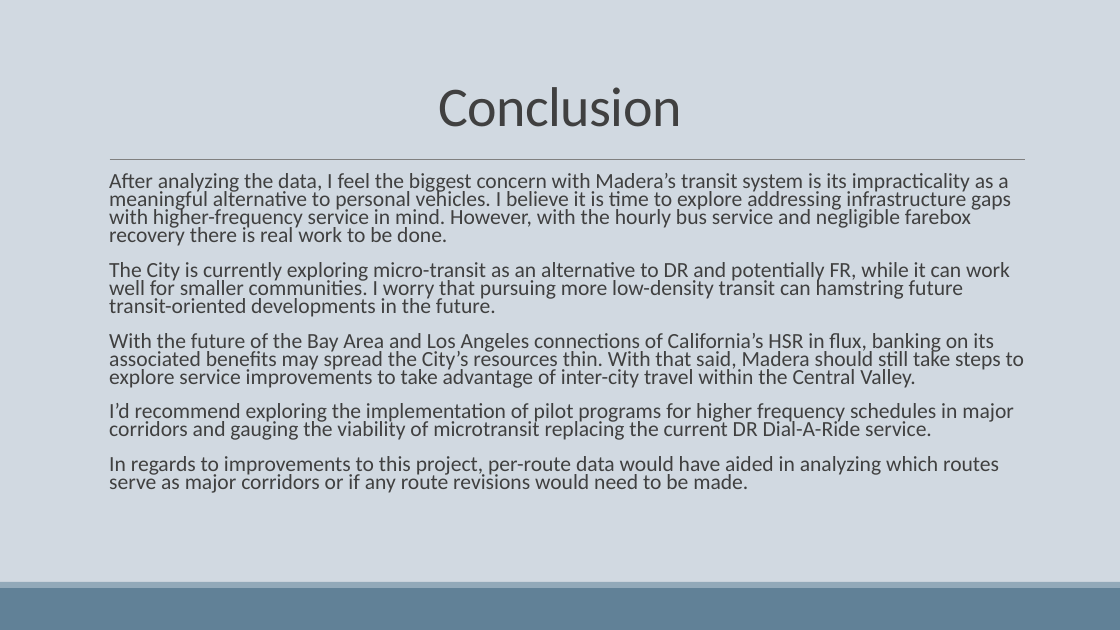
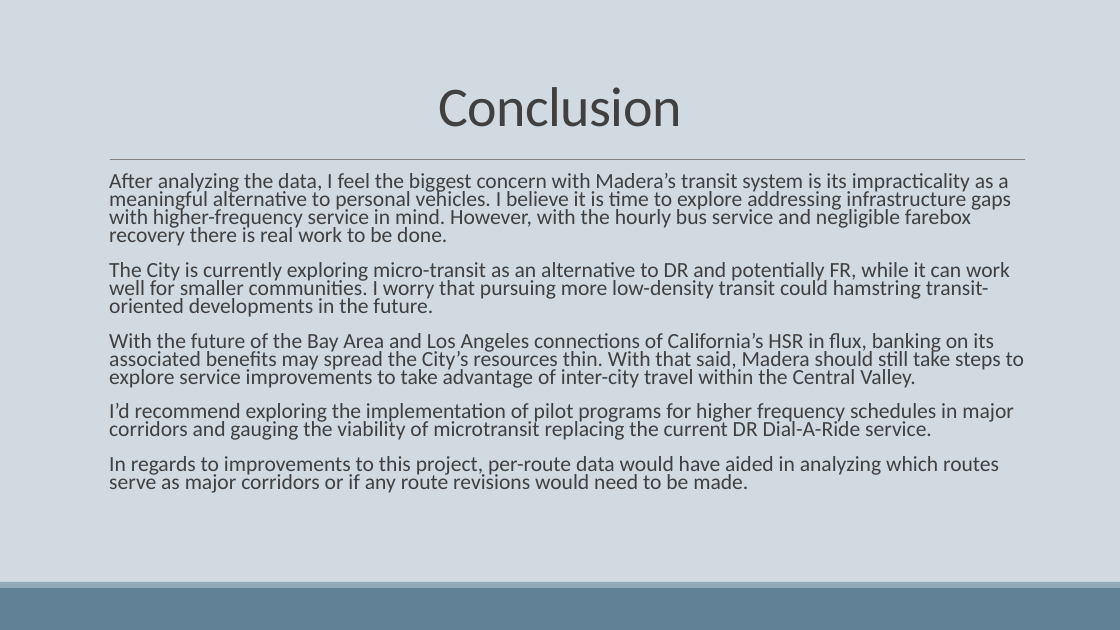
Before and after one commit to ggfm16/Madera-NTD-Project, a slide deck: slide 12 of Slide Deck/Madera Transit Analysis.pptx. Drawn at 1120x630 pixels with LibreOffice and Linux fonts; fonts in the diff are those of the drawing. Boxes give left, top, right and bottom in pixels: in the first picture for what was removed or moved away, otherwise in the second. Text is boxed around its words. In the diff, an @@ line names an element or a change of style, - is before the commit and + after.

```diff
--- a/Slide Deck/Madera Transit Analysis.pptx
+++ b/Slide Deck/Madera Transit Analysis.pptx
@@ text at (109, 262, 1010, 317): text changed @@
-  The City is currently exploring micro-transit as an alternative to DR and potentially FR, while it can work well for smaller communities. I worry that pursuing more low-density transit can hamstring future transit-oriented developments in the future.
+  The City is currently exploring micro-transit as an alternative to DR and potentially FR, while it can work well for smaller communities. I worry that pursuing more low-density transit could hamstring transit-oriented developments in the future.
```
